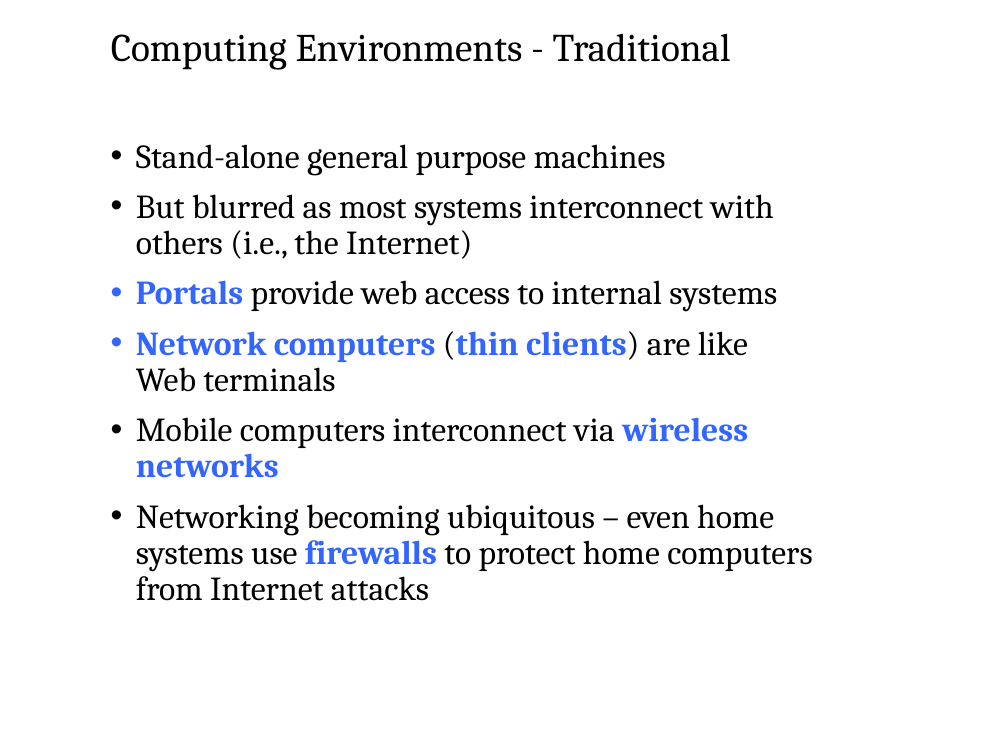
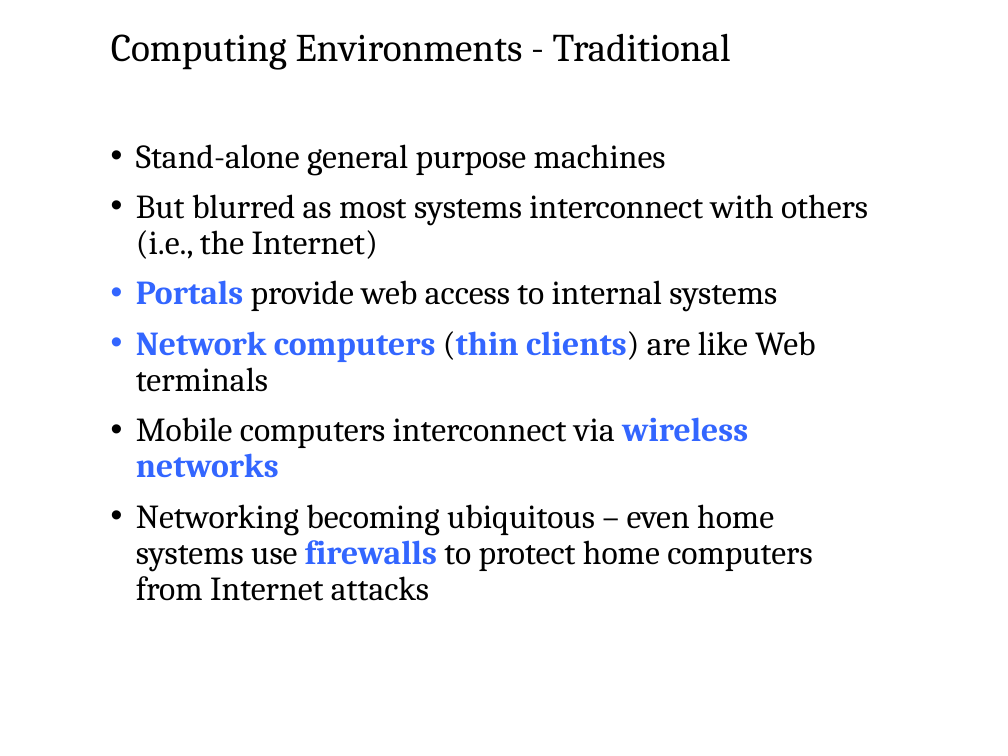
Before and after one commit to josiahkeaton/Training-Materials, a slide deck: slide 47 of Software Testing/Fundamentals of Computer & OS Concepts/ch1.ppt. Drawn at 1008x756 pixels with LibreOffice and Linux fonts; fonts in the diff are those of the drawing; background and template pictures are left out. Boxes give left, top, right and bottom in pixels: in the first picture for what was removed or moved away, otherwise in the second. Text is boxed around its words. In the diff, an @@ line names an element or a change of style, - is before the commit and + after.

```diff
--- a/Software Testing/Fundamentals of Computer & OS Concepts/ch1.ppt
+++ b/Software Testing/Fundamentals of Computer & OS Concepts/ch1.ppt
@@ text "Stand-alone general purpose machines" rewrapped from [136, 144, 812, 601] to [136, 144, 868, 601] @@
```
Also in this commit, not shown: 31 other slides changed, 24 other files.
